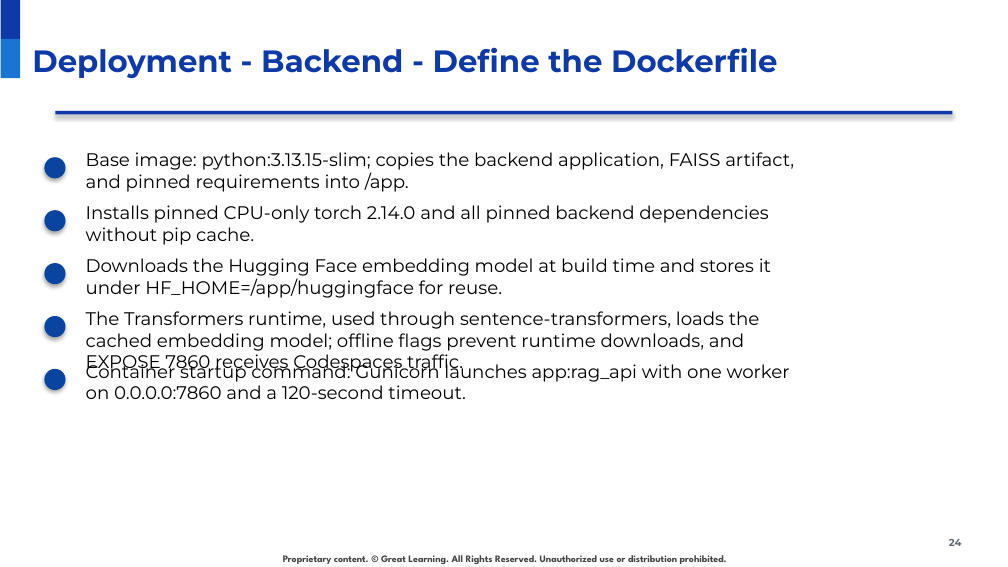
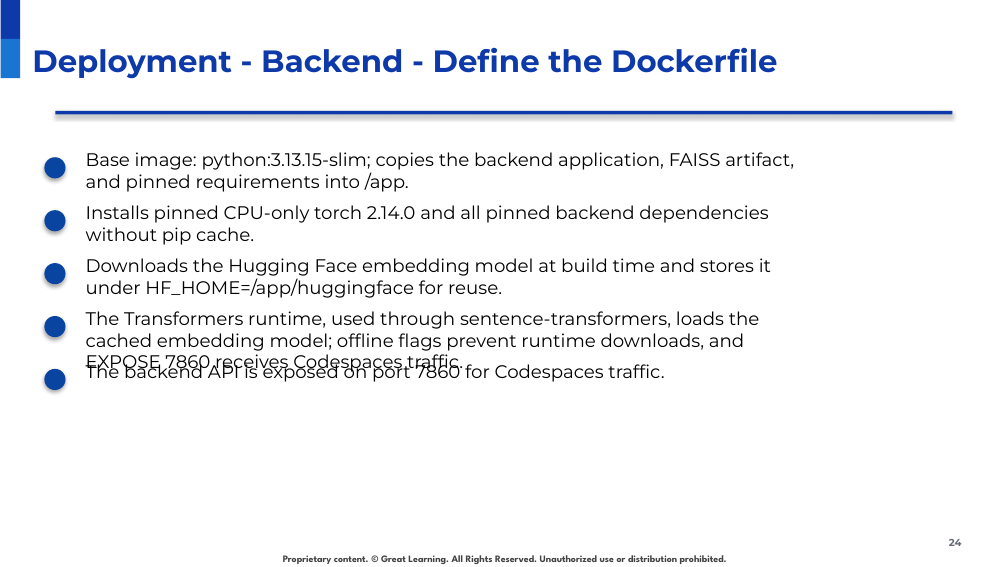
Before and after one commit to raovutukoor1/aurora-stay-qna-120-token-option, a slide deck: slide 24 of presentations/Aurora_Stays_RAG_120_Token_Option.pptx. Drawn at 1008x567 pixels with LibreOffice and Linux fonts; fonts in the diff are those of the drawing; background and template pictures are left out. Boxes give left, top, right and bottom in pixels: in the first picture for what was removed or moved away, otherwise in the second. Text is boxed around its words. In the diff, an @@ line names an element or a change of style, - is before the commit and + after.

Commit message:
Simplify backend Docker slide wording

```diff
--- a/presentations/Aurora_Stays_RAG_120_Token_Option.pptx
+++ b/presentations/Aurora_Stays_RAG_120_Token_Option.pptx
@@ text at <box>86,360,664,382</box>: text changed @@
-Container startup command: Gunicorn launches app:rag_api with one worker on 0.0.0.0:7860 and a 120-second timeout.
+The backend API is exposed on port 7860 for Codespaces traffic.
```
Also in this commit, not shown: 1 other file.
